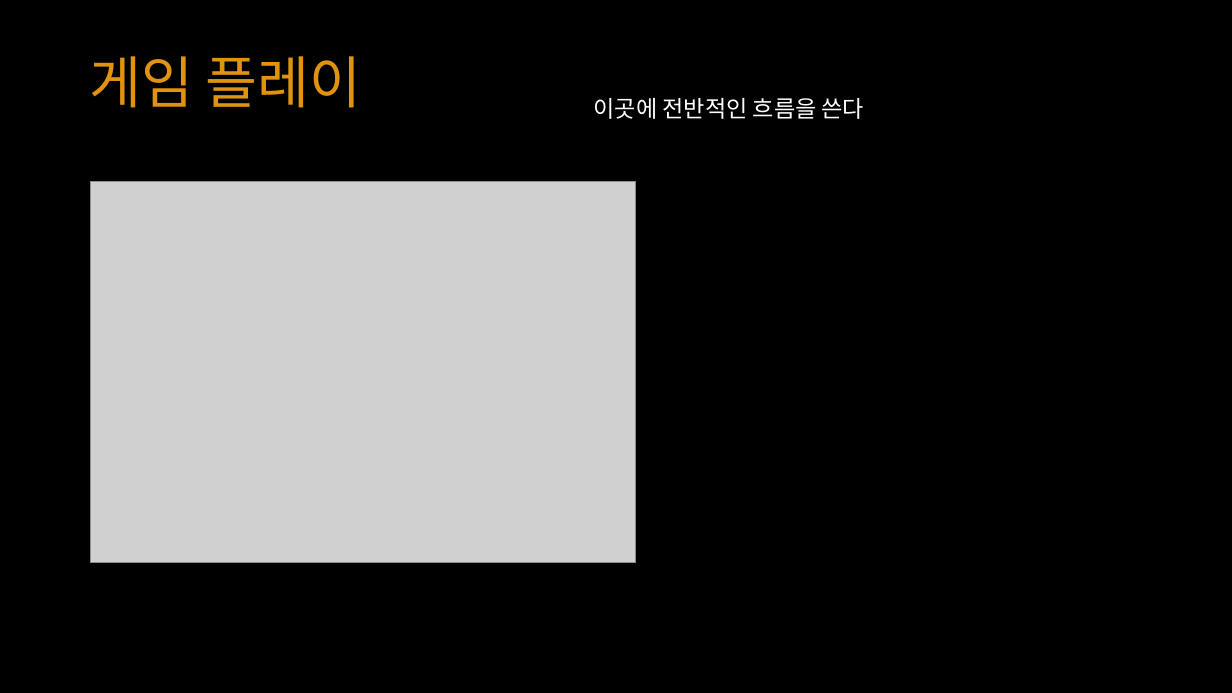
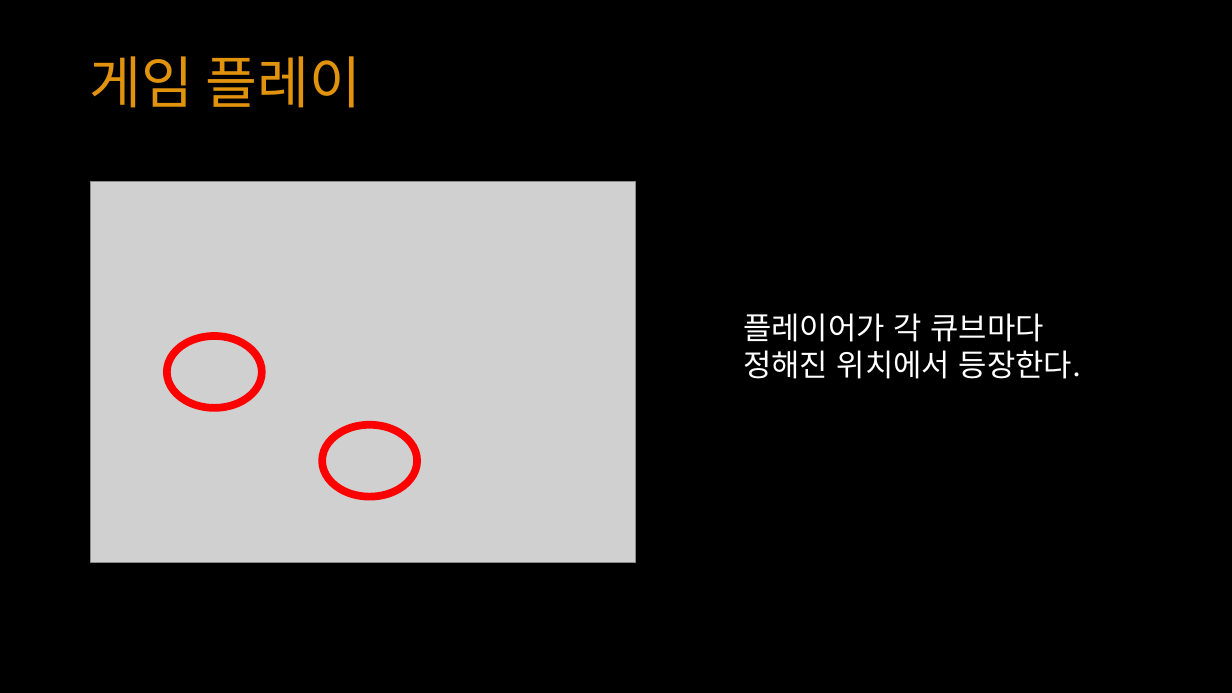
Before and after one commit to YKTeam/Room503, a slide deck: slide 11 of Document/Escape Cube(가제) ppt.pptx. Drawn at 1232x693 pixels with LibreOffice and Linux fonts; fonts in the diff are those of the drawing; grey boxes stand for pictures. Boxes give left, top, right and bottom in pixels: in the first picture for what was removed or moved away, otherwise in the second. Text is boxed around its words. In the diff, an @@ line names an element or a change of style, - is before the commit and + after.

```diff
--- a/Document/Escape Cube(가제) ppt.pptx
+++ b/Document/Escape Cube(가제) ppt.pptx
@@ text removed at (594,98,865,119) @@
-이곳에 전반적인 흐름을 쓴다
@@ text added at (743,313,1082,379), 24 pt, text #FFFFFF @@
+플레이어가 각 큐브마다
+정해진 위치에서 등장한다.
@@ ellipse added at (167,336,262,409), outline #FF0000 6 pt @@
@@ ellipse added at (323,425,418,497), outline #FF0000 6 pt @@
```
Also in this commit, not shown: 2 other slides changed, 1 slide added.
